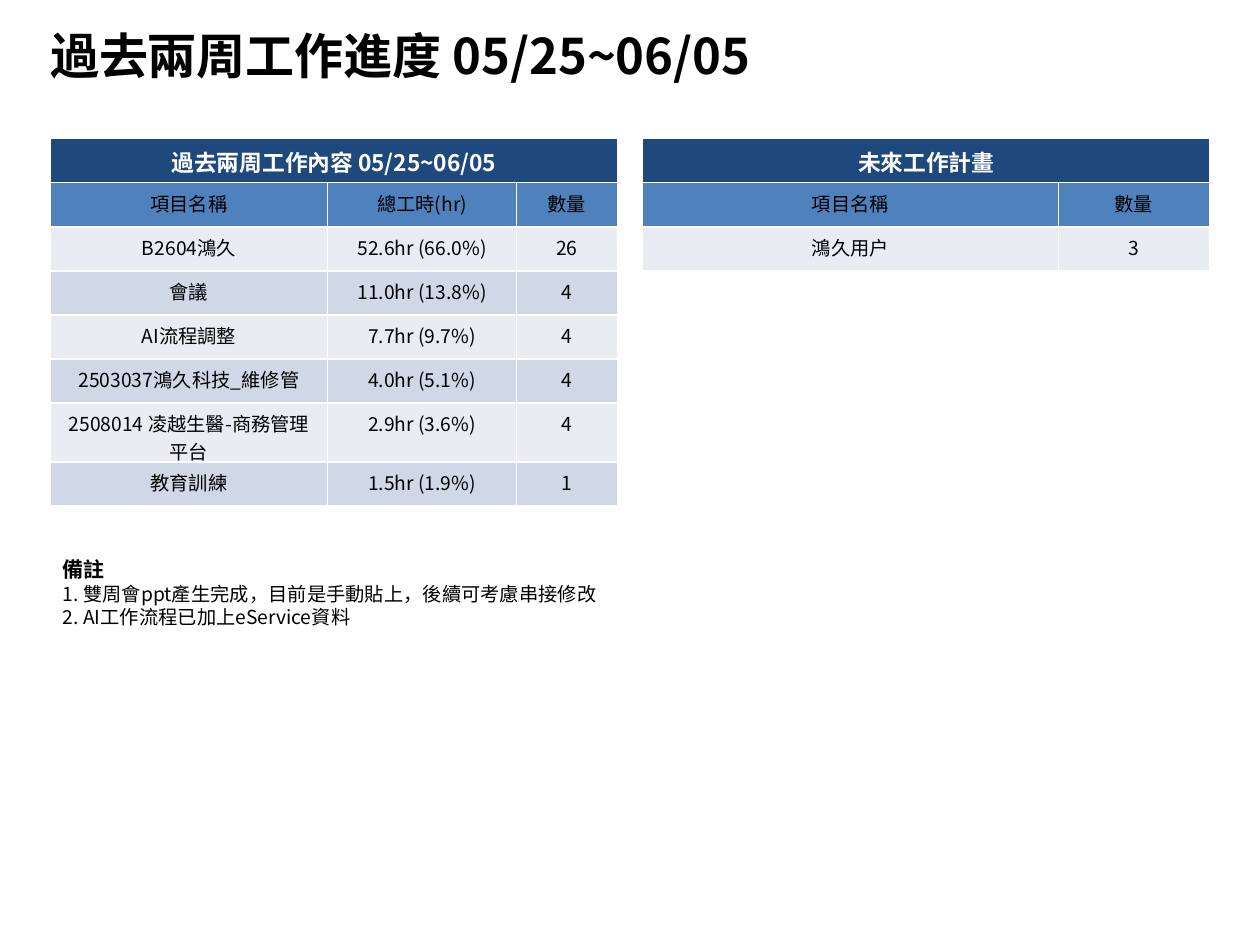
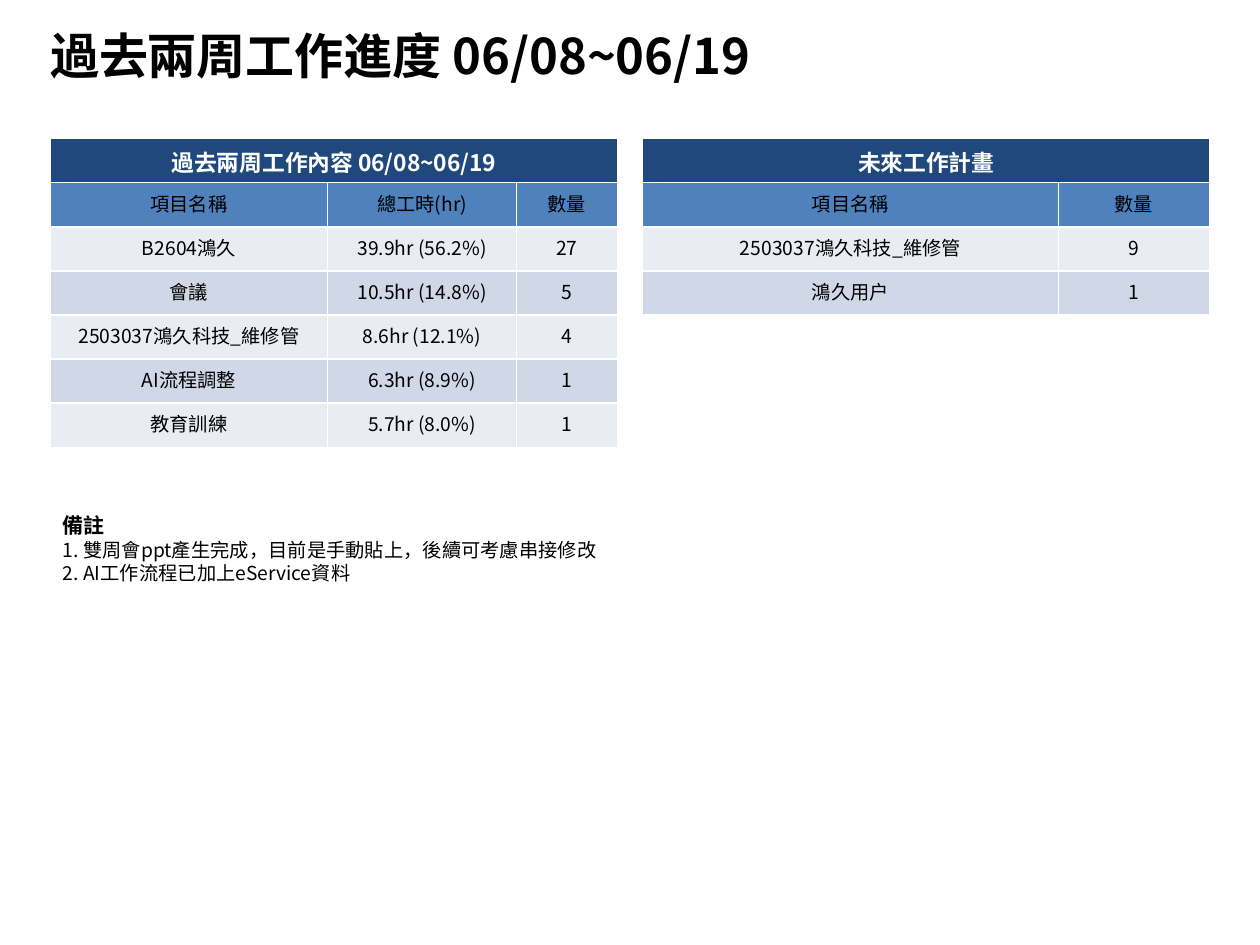
Before and after one commit to kingsmvp0913/odoo, a slide deck: slide 1 of .claude/tools/ppt/工作週報.pptx. Drawn at 1260x945 pixels with LibreOffice and Linux fonts; fonts in the diff are those of the drawing. Boxes give left, top, right and bottom in pixels: in the first picture for what was removed or moved away, otherwise in the second. Text is boxed around its words. In the diff, an @@ line names an element or a change of style, - is before the commit and + after.

```diff
--- a/.claude/tools/ppt/工作週報.pptx
+++ b/.claude/tools/ppt/工作週報.pptx
@@ text at (50, 32, 751, 83): text changed @@
-過去兩周工作進度 05/25~06/05
+過去兩周工作進度 06/08~06/19
@@ table at (50, 139, 617, 447) @@
-row 1, column 1: 過去兩周工作內容 05/25~06/05
+row 1, column 1: 過去兩周工作內容 06/08~06/19
-row 3: B2604鴻久 | 52.6hr (66.0%) | 26
-row 4: 會議 | 11.0hr (13.8%) | 4
-row 5: AI流程調整 | 7.7hr (9.7%) | 4
-row 6: 2503037鴻久科技_維修管 | 4.0hr (5.1%) | 4
-row 7: 2508014 凌越生醫-商務管理平台 | 2.9hr (3.6%) | 4
-row 8: 教育訓練 | 1.5hr (1.9%) | 1
+row 3: B2604鴻久 | 39.9hr (56.2%) | 27
+row 4: 會議 | 10.5hr (14.8%) | 5
+row 5: 2503037鴻久科技_維修管 | 8.6hr (12.1%) | 4
+row 6: AI流程調整 | 6.3hr (8.9%) | 1
+row 7: 教育訓練 | 5.7hr (8.0%) | 1
@@ table at (643, 139, 1210, 315) @@
-row 3: 鴻久用戶 | 3
+row 3: 2503037鴻久科技_維修管 | 9
+row 4: 鴻久用戶 | 1
@@ text "備註": place and size @@
-text "備註" at (63, 556, 596, 626)
+text "備註" at (63, 512, 596, 582)
```
Also in this commit, not shown: 7 other files.
